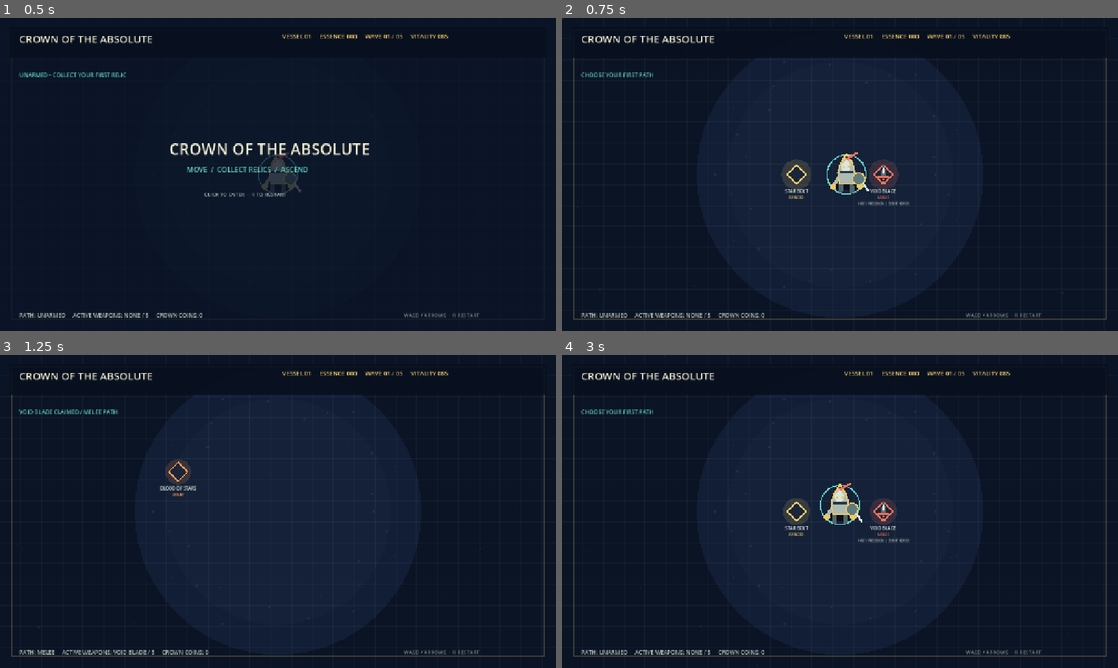
Above: before the commit, frames 1-4 (two rows, left to right).
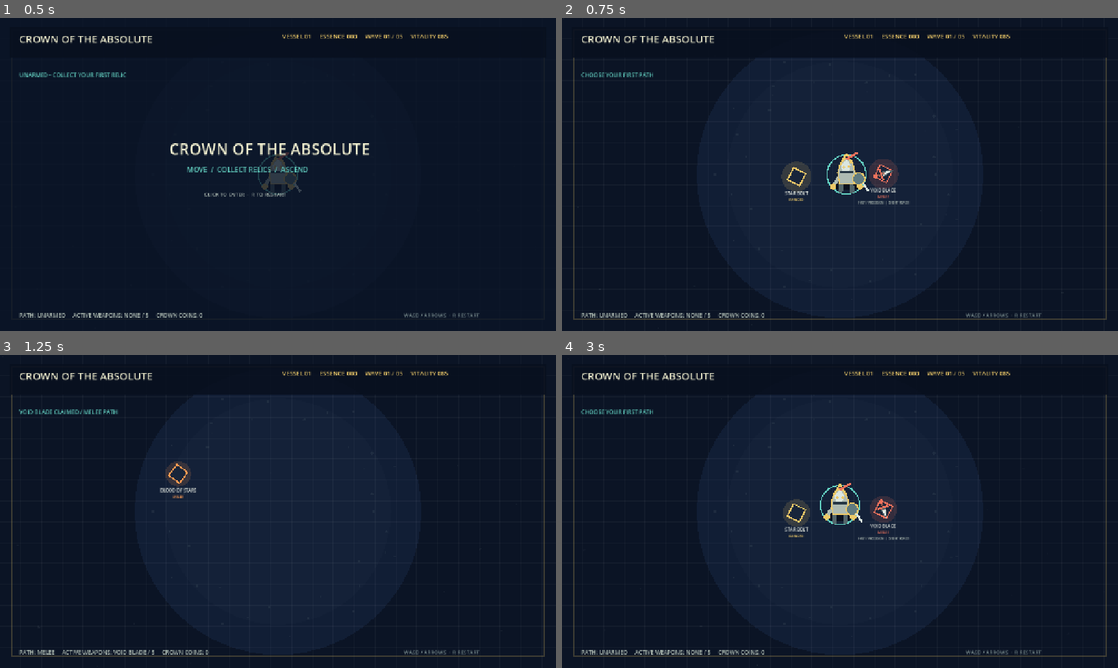
Above: after the commit, the same moments.

Repository: domaki7/new-project
Game: Godot game, scene res://main.tscn
Two runs of this game, one before a commit and one after it. Both use one fixed random seed, a clock stepped at 60 frames per second and the inputs below.
Inputs (mouse positions are in pixels of both pictures, inside the frame that each line leads up to):
- Up to frame 1 (0.5 s): no input
- Up to frame 2 (0.75 s): tap Enter at 0.5 s; move the mouse to (962, 158) at 0.52 s; hold D from 0.53 s (still down); tap R at 0.6 s; click (962, 158) at 0.67 s
- Up to frame 3 (1.25 s): keep holding D
- Up to frame 4 (3 s): tap Space at 1.25 s; move the mouse to (728, 527) at 1.27 s; release D at 1.28 s; hold S 1.28-2.03 s; tap R at 1.35, 2.1, 2.85 s; move the mouse to (895, 442) at 2.02 s; hold D 2.03-2.78 s; tap Enter at 2.75 s; move the mouse to (812, 574) at 2.77 s; hold W from 2.78 s (still down); click (812, 574) at 2.92 s

Frame 1 is identical in both runs. In frame 2, 0.5% of the frame differs, in the area x 39-63%, y 45-60%; in frame 3, 0.3%; in frame 4, 0.6%.
Error before the commit: Invalid access to property or key 'strength' on a base object of type 'Dictionary'. (res://main.gd:726)
Error after the commit: Invalid access to property or key 'strength' on a base object of type 'Dictionary'. (res://main.gd:729)

Commit message:
Animate relic pickups

Diff:
--- a/godot/main.gd
+++ b/godot/main.gd
@@ -711,19 +711,22 @@
     draw_polyline(PackedVector2Array([Vector2(26, 26), Vector2(ARENA_SIZE.x - 26, 26), Vector2(ARENA_SIZE.x - 26, ARENA_SIZE.y - 26), Vector2(26, ARENA_SIZE.y - 26), Vector2(26, 26)]), Color(0.93, .79, .4, .22), 2.0)
     for pickup in pickups:
         var data: Dictionary = WEAPONS[pickup.name] if WEAPONS.has(pickup.name) else UPGRADES[pickup.name]
-        draw_circle(pickup.position, 34.0 + sin(elapsed * 4.0) * 5.0, Color(data.color, 0.15))
-        var diamond := PackedVector2Array([pickup.position + Vector2(0, -22), pickup.position + Vector2(22, 0), pickup.position + Vector2(0, 22), pickup.position + Vector2(-22, 0)])
+        var pickup_position: Vector2 = pickup.position + Vector2(0, sin(elapsed * 3.2 + pickup.position.x * 0.01) * 5.0)
+        var pickup_angle: float = elapsed * 0.7 + pickup.position.y * 0.002
+        draw_circle(pickup_position, 34.0 + sin(elapsed * 4.0) * 5.0, Color(data.color, 0.15))
+        var pickup_shape := Transform2D(pickup_angle, pickup_position)
+        var diamond := PackedVector2Array([pickup_shape * Vector2(0, -22), pickup_shape * Vector2(22, 0), pickup_shape * Vector2(0, 22), pickup_shape * Vector2(-22, 0)])
         draw_colored_polygon(diamond, Color("18253a")); draw_polyline(PackedVector2Array([diamond[0], diamond[1], diamond[2], diamond[3], diamond[0]]), data.color, 3.0)
         if WEAPONS.has(pickup.name):
             if data.family == "MELEE" and data.style == "blade":
-                draw_sword(pickup.position, -PI * 0.5, 24.0, data.color)
+                draw_sword(pickup_position, pickup_angle - PI * 0.5, 24.0, data.color)
             elif data.family == "MELEE" and data.style == "nova":
-                draw_arc(pickup.position, 13.0, 0, TAU, 18, data.color, 3.0); draw_circle(pickup.position, 4.0, data.color)
+                draw_arc(pickup_position, 13.0, pickup_angle, pickup_angle + TAU, 18, data.color, 3.0); draw_circle(pickup_position, 4.0, data.color)
             elif data.family == "MELEE" and data.style == "chain":
-                draw_line(pickup.position + Vector2(-14, 0), pickup.position + Vector2(14, 0), data.color, 3.0); draw_circle(pickup.position + Vector2(-8, 0), 4.0, Color("f2f0d0")); draw_circle(pickup.position + Vector2(8, 0), 5.0, Color("f2f0d0"))
-        draw_string(ThemeDB.fallback_font, pickup.position + Vector2(-55, 42), pickup.name, HORIZONTAL_ALIGNMENT_CENTER, 110, 10, Color("edf2e9")); draw_string(ThemeDB.fallback_font, pickup.position + Vector2(-55, 56), pickup.family, HORIZONTAL_ALIGNMENT_CENTER, 110, 8, data.color)
+                draw_line(pickup_position + Vector2(-14, 0).rotated(pickup_angle), pickup_position + Vector2(14, 0).rotated(pickup_angle), data.color, 3.0); draw_circle(pickup_position + Vector2(-8, 0).rotated(pickup_angle), 4.0, Color("f2f0d0")); draw_circle(pickup_position + Vector2(8, 0).rotated(pickup_angle), 5.0, Color("f2f0d0"))
+        draw_string(ThemeDB.fallback_font, pickup_position + Vector2(-55, 42), pickup.name, HORIZONTAL_ALIGNMENT_CENTER, 110, 10, Color("edf2e9")); draw_string(ThemeDB.fallback_font, pickup_position + Vector2(-55, 56), pickup.family, HORIZONTAL_ALIGNMENT_CENTER, 110, 8, data.color)
         if data.family == "MELEE":
-            draw_string(ThemeDB.fallback_font, pickup.position + Vector2(-75, 70), "%s  |  %s" % [data.strength, data.weakness], HORIZONTAL_ALIGNMENT_CENTER, 150, 7, Color("aebbb2"))
+            draw_string(ThemeDB.fallback_font, pickup_position + Vector2(-75, 70), "%s  |  %s" % [data.strength, data.weakness], HORIZONTAL_ALIGNMENT_CENTER, 150, 7, Color("aebbb2"))
     for projectile in projectiles:
         if projectile.impact:
             draw_circle(projectile.position, projectile.radius + 8.0, Color(projectile.color, .18)); draw_arc(projectile.position, projectile.radius, 0, TAU, 24, projectile.color, 4.0)
